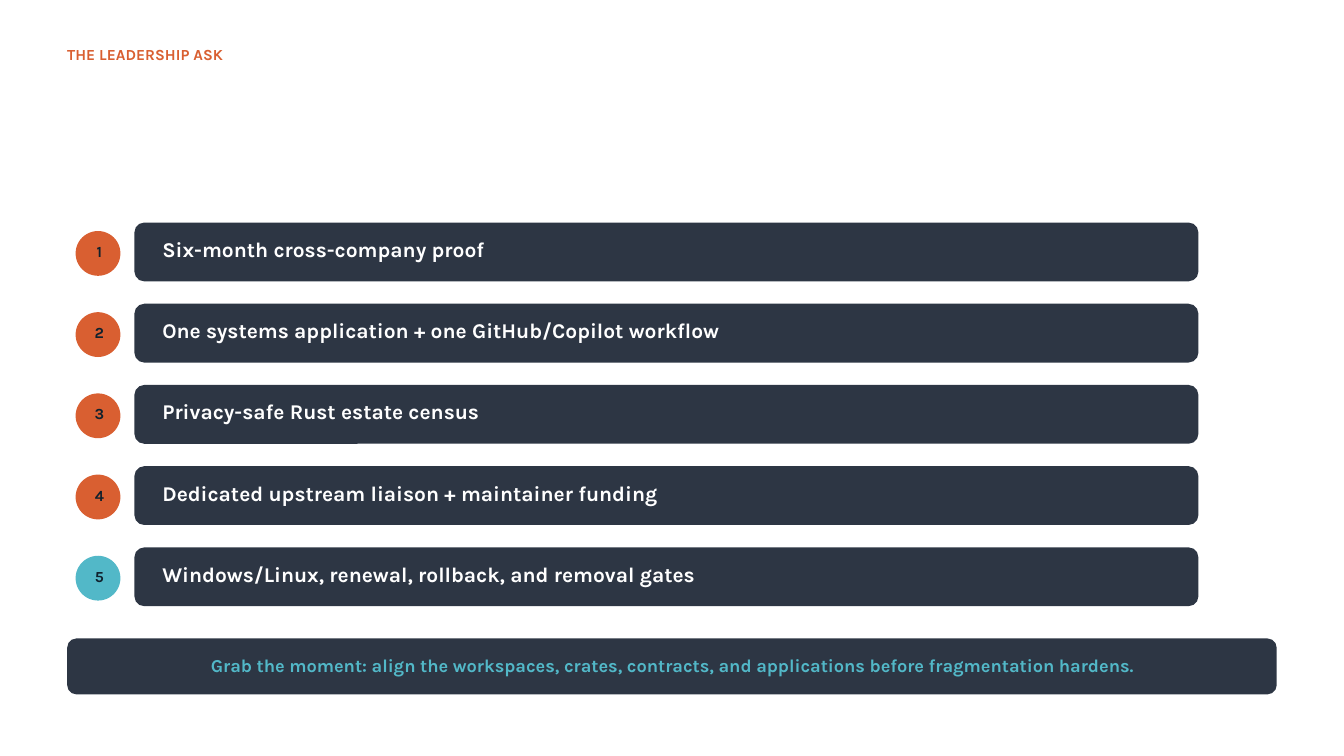
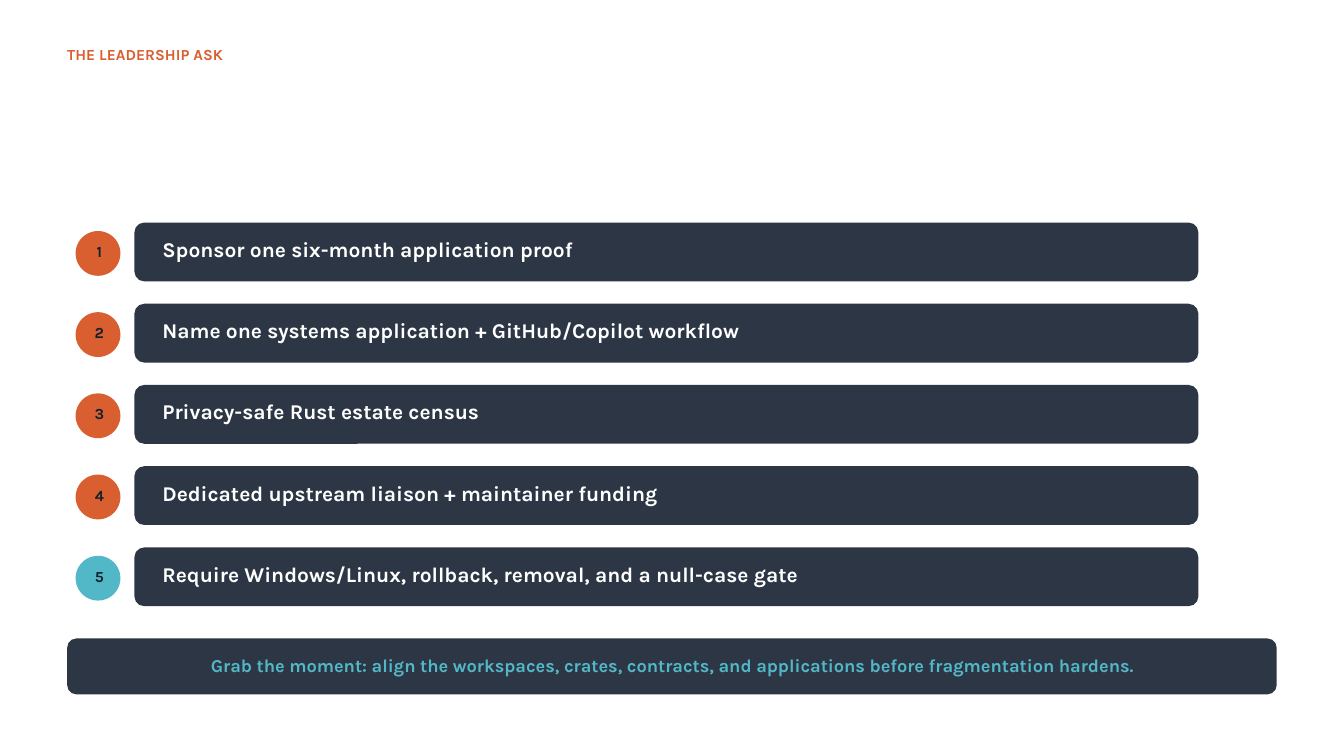
Before and after one commit to giodl73-repo/FERRIS, a slide deck: slide 12 of docs/leadership/MICROSOFT_RUST_INVESTMENT_DECK.pptx. Drawn at 1344x756 pixels with LibreOffice and Linux fonts; fonts in the diff are those of the drawing. Boxes give left, top, right and bottom in pixels: in the first picture for what was removed or moved away, otherwise in the second. Text is boxed around its words. In the diff, an @@ line names an element or a change of style, - is before the commit and + after.

```diff
--- a/docs/leadership/MICROSOFT_RUST_INVESTMENT_DECK.pptx
+++ b/docs/leadership/MICROSOFT_RUST_INVESTMENT_DECK.pptx
@@ text at (162, 242, 572, 262): text changed @@
-Six-month cross-company proof
+Sponsor one six-month application proof
@@ text at (162, 322, 739, 344): text changed @@
-One systems application + one GitHub/Copilot workflow
+Name one systems application + GitHub/Copilot workflow
@@ text at (162, 566, 798, 588): text changed @@
-Windows/Linux, renewal, rollback, and removal gates
+Require Windows/Linux, rollback, removal, and a null-case gate
```
Also in this commit, not shown: 3 other slides changed, 2 slides added, 2 slides removed, 6 other files.
